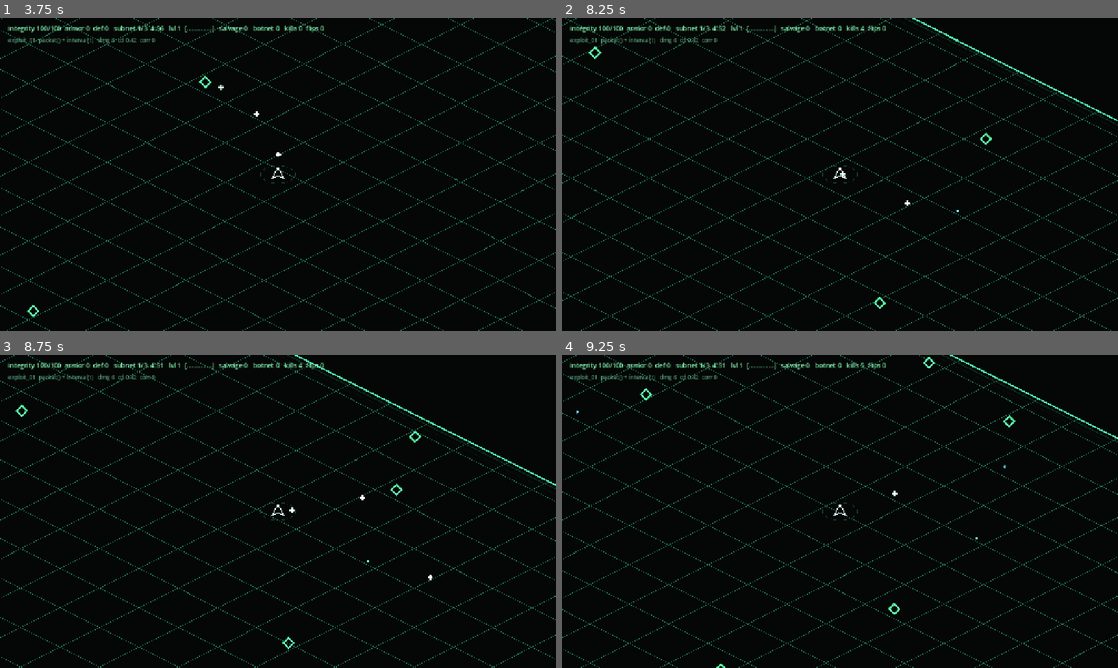
Above: before the commit, frames 1-4 (two rows, left to right).
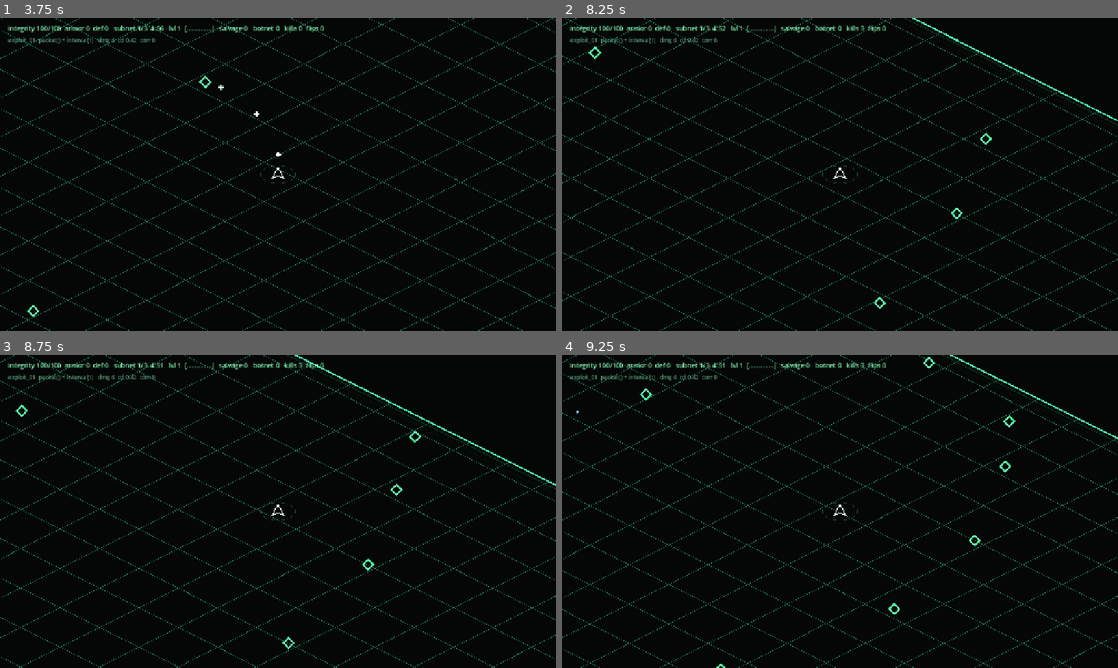
Above: after the commit, the same moments.

Repository: seanperkins/rootkit-game
Game: Godot game, scene res://scenes/main.tscn
The game is run twice, just before and just after one commit, with the same random seed, the same clock (stepped at 60 frames per second) and the same inputs.
Inputs:
- Up to frame 1 (3.75 s): click "./intrude --subnet 01 [ENTER]" at 0.5 s; tap Enter at 1.25, 1.35, 3.6 s; hold W 1.28-2.78 s; tap Keypad Enter at 2.1 s; hold A from 2.78 s (still down); tap R at 2.85 s
- Up to frame 2 (8.25 s): release A at 4.28 s; hold S 4.28-5.03 s; tap one key every 0.75 s from 4.35 s: Keypad Enter R Enter Keypad Enter R Enter; hold D 5.03-5.78 s; hold W 5.78-6.53 s; hold D from 6.53 s (still down)
- Up to frame 3 (8.75 s): keep holding D
- Up to frame 4 (9.25 s): release D at 8.78 s; hold S from 8.78 s (still down); tap Keypad Enter at 8.85 s

Frame 1 is identical in both runs. In frame 2, less than 0.1% of the frame differs, in the area x 50-72%, y 2-65%; in frame 3, less than 0.1%; in frame 4, less than 0.1%, in the area x 53-81%, y 2-62%.

Commit message:
feat: terrain stops projectiles; hazard, slow and corruption zones apply

Diff:
--- a/scripts/run/run.gd
+++ b/scripts/run/run.gd
@@ -73,6 +73,16 @@
 var botnet: Population
 var grid: Grid
 var terrain: Terrain
+
+## Per-enemy slow, owned here rather than by the module pass that will also use
+## it: terrain's SLOW zones need it first, and one mechanic with one home is
+## worth more than two implementations that drift apart.
+var _slow_left: PackedFloat32Array
+var _slow_factor: PackedFloat32Array
+
+## Set by the zone pass each tick and read by _eff_clock_speed, so a slow zone
+## affects the player without a second timer: standing in it IS the duration.
+var _zone_slow_player := false
 var queue: HitQueue
 var loadout: Loadout
 var director: SpawnDirector
@@ -200,6 +210,8 @@
 	_proj_pierce = PackedInt32Array(); _proj_pierce.resize(MAX_PROJECTILES)
 	_proj_last = PackedInt32Array(); _proj_last.resize(MAX_PROJECTILES)
 	_proj_dist_left = PackedFloat32Array(); _proj_dist_left.resize(MAX_PROJECTILES)
+	_slow_left = PackedFloat32Array(); _slow_left.resize(MAX_ENEMIES)
+	_slow_factor = PackedFloat32Array(); _slow_factor.resize(MAX_ENEMIES)
 	_worm_id = PackedInt32Array(); _worm_id.resize(MAX_ENEMIES)
 	_worm_seg = PackedInt32Array(); _worm_seg.resize(MAX_ENEMIES)
 	_order = PackedInt32Array(); _order.resize(MAX_ENEMIES)
@@ -250,7 +262,12 @@
 	return _sheet[&"defense"] + _ward_max(&"ward_defense")
 
 func _eff_clock_speed() -> float:
-	return _sheet[&"clock_speed"] + _ward_max(&"ward_clock_speed")
+	var v: float = _sheet[&"clock_speed"] + _ward_max(&"ward_clock_speed")
+	# Applied last, so a slow zone cuts the total rather than the base and
+	# cannot be out-scaled by buying clock_speed in the shop.
+	if _zone_slow_player:
+		v *= Terrain.SLOW_FACTOR
+	return v
 
 func _mitigated(amount: float) -> float:
 	return PlayerStats.mitigate(amount, _eff_armor(), _eff_defense())
@@ -267,6 +284,7 @@
 
 	_step1_spawn(dt)
 	_step2_integrate(dt)
+	_step2b_zones(dt)
 	_step3_rebuild()
 	_step4_steer()
 	_step5_fire(dt)
@@ -302,6 +320,7 @@
 			director.dropped += 1
 		else:
 			_worm_id[idx] = 0
+			_clear_slow(idx)
 			director.spawned += 1
 	if director.should_spawn_boss():
 		director.boss_spawned = true
@@ -347,6 +366,7 @@
 			return k > 0
 		_worm_id[idx] = id
 		_worm_seg[idx] = k
+		_clear_slow(idx)
 	return true
 
 func _worm_sample(id: int, steps_back: int) -> Vector2:
@@ -406,7 +426,10 @@
 			continue
 		var t = enemy_types[enemies.type_index[i]]
 		var to := (player_pos - enemies.pos[i]).normalized()
-		enemies.vel[i] = to * t.speed + enemies.force[i]
+		var sp: float = t.speed
+		if _slow_left[i] > 0.0:
+			sp *= _slow_factor[i]
+		enemies.vel[i] = to * sp + enemies.force[i]
 		# Worms phase through terrain, HEADS INCLUDED. Segments are sampled from
 		# the head's trail rather than integrated, so colliding the head alone
 		# would stretch the body through the wall the head is stuck against.
@@ -441,6 +464,10 @@
 		# dead in step 2, which is why _step6_detect needs its state guard.
 		_proj_dist_left[i] -= projectiles.vel[i].length() * dt
 		if _proj_dist_left[i] <= 0.0:
+			projectiles.state[i] = Population.DEAD
+		# Terrain stops shots. This is what makes a wall cover rather than
+		# decoration, and it is the same O(1) lookup the player's movement uses.
+		elif terrain.is_solid(projectiles.pos[i]):
 			projectiles.state[i] = Population.DEAD
 	for i in botnet.count:
 		_botnet_life[i] -= dt
@@ -693,14 +720,60 @@
 	player_health -= _mitigated(amount)
 	player_iframe = IFRAMES
 	if player_health <= 0.0 and alive and not won:
-		player_health = 0.0
-		alive = false
-		# Salvage is lost, but kills and flips still count toward unlocks —
-		# otherwise a losing run gives nothing and the meta has no reason to
-		# exist after a death, which is exactly what it is for.
-		_bank_progress(false)
-		emit_signal("run_ended", false, 0)
+		_die()
 	emit_signal("stats_changed")
+
+## Extracted so the zone pass can reach it: a hazard kills exactly the way a
+## swarm does, and two copies of the banking rules would drift.
+func _die() -> void:
+	player_health = 0.0
+	alive = false
+	# Salvage is lost, but kills and flips still count toward unlocks —
+	# otherwise a losing run gives nothing and the meta has no reason to exist
+	# after a death, which is exactly what it is for.
+	_bank_progress(false)
+	emit_signal("run_ended", false, 0)
+
+## The STRONGER slow wins, never the most recent. Letting the latest write win
+## means walking out of a heavy slow into a light one cancels the heavy one, so
+## the weakest source in the game would become a cleanse.
+## Population.spawn recycles slots, so a fresh enemy can land on an index whose
+## previous occupant was slowed. A stale slow is a live bug, not a cosmetic one:
+## it makes a newly spawned enemy crawl for no reason the player can see.
+func _clear_slow(i: int) -> void:
+	_slow_left[i] = 0.0
+	_slow_factor[i] = 1.0
+
+func apply_slow(i: int, factor: float, seconds: float) -> void:
+	if _slow_left[i] <= 0.0 or factor < _slow_factor[i]:
+		_slow_factor[i] = factor
+	_slow_left[i] = maxf(_slow_left[i], seconds)
+
+## Zone effects, one array index per entity per tick.
+func _step2b_zones(dt: float) -> void:
+	_zone_slow_player = false
+	var pz := terrain.zone_at(player_pos)
+	if pz == Terrain.Kind.HAZARD:
+		# Deliberately NOT through the contact-damage path: iframes exist to stop
+		# a swarm chewing through you on touch, and a hazard you are standing in
+		# is not a contact event. Armour and defence still apply.
+		player_health -= _mitigated(Terrain.HAZARD_DPS * dt)
+		if player_health <= 0.0 and alive and not won:
+			_die()
+	elif pz == Terrain.Kind.SLOW:
+		_zone_slow_player = true
+	for i in enemies.count:
+		if _slow_left[i] > 0.0:
+			_slow_left[i] -= dt
+		match terrain.zone_at(enemies.pos[i]):
+			Terrain.Kind.HAZARD:
+				queue.append(HitQueue.Kind.DAMAGE, -1, i, enemies.generation[i],
+					Terrain.HAZARD_DPS * dt)
+			Terrain.Kind.SLOW:
+				apply_slow(i, Terrain.SLOW_FACTOR, 0.5)
+			Terrain.Kind.CORRUPTION:
+				queue.append(HitQueue.Kind.CORRUPTION, -1, i,
+					enemies.generation[i], Terrain.CORRUPTION_PER_SEC * dt)
 
 func _steps78_drain() -> void:
 	for pass_i in CASCADE_PASSES:
--- /dev/null
+++ b/tests/test_terrain_run.gd
@@ -0,0 +1,114 @@
+extends SceneTree
+
+## Terrain as the RUN sees it: projectiles stopping on walls, zones applying to
+## the player and the swarm, and a subnet advance producing a fresh arena.
+
+var failures := 0
+var finished := {}
+
+const CASES := ["projectiles_die_on_walls", "hazard_zones_hurt", "slow_zones_slow"]
+
+func _initialize() -> void:
+	print("ROOTKIT — terrain in the run\n")
+	await projectiles_die_on_walls()
+	await hazard_zones_hurt()
+	await slow_zones_slow()
+	print("")
+	for c in CASES:
+		if not finished.has(c):
+			print("  FAIL  case '%s' never finished — it aborted part way" % c)
+			failures += 1
+	if failures == 0: print("  PASS — all cases")
+	else: print("  FAIL — %d assertion(s)" % failures)
+	quit(1 if failures > 0 else 0)
+
+func _check(label: String, got, want) -> void:
+	if got == want:
+		print("  ok    %s" % label)
+	else:
+		print("  FAIL  %s — got %s, want %s" % [label, got, want])
+		failures += 1
+
+func _fresh_run() -> Node2D:
+	SaveGame.use_fresh_state()
+	var r: Node2D = load("res://scenes/run.tscn").instantiate()
+	root.add_child(r)
+	await process_frame
+	return r
+
+## Paint a zone over a block of cells around a point.
+func _paint(t: Terrain, at: Vector2, kind: int) -> void:
+	for y in range(-3, 4):
+		for x in range(-3, 4):
+			var c := t.cell_xy(at + Vector2(x, y) * Terrain.CELL)
+			if t.in_bounds(c):
+				t.zone[c.y * t.w + c.x] = kind + 1
+
+func projectiles_die_on_walls() -> void:
+	var r := await _fresh_run()
+	var t: Terrain = r.terrain
+	# A wall directly right of the origin, at world x in [192, 256).
+	for y in range(-1, 2):
+		for x in range(0, 2):
+			var c := t.cell_xy(Vector2(200 + x * Terrain.CELL, y * Terrain.CELL))
+			t.solid[c.y * t.w + c.x] = 1
+
+	var i: int = r.projectiles.spawn(Vector2(0, 0), Vector2(600, 0), 1.0, 4.0, 0)
+	r._proj_dist_left[i] = 2000.0
+	_check("the projectile starts alive", r.projectiles.state[i], Population.ALIVE)
+	for k in 20:
+		r._step2_integrate(1.0 / 60.0)
+	_check("it is dead once it reaches the wall",
+		r.projectiles.state[i], Population.DEAD)
+
+	var j: int = r.projectiles.spawn(Vector2(0, -600), Vector2(600, 0), 1.0, 4.0, 0)
+	r._proj_dist_left[j] = 2000.0
+	for k in 20:
+		r._step2_integrate(1.0 / 60.0)
+	_check("one in the open is untouched", r.projectiles.state[j], Population.ALIVE)
+	r.free()
+	finished["projectiles_die_on_walls"] = true
+
+func hazard_zones_hurt() -> void:
+	var r := await _fresh_run()
+	_paint(r.terrain, r.player_pos, Terrain.Kind.HAZARD)
+	var before: float = r.player_health
+	for k in 60:
+		r._step2b_zones(1.0 / 60.0)
+	var lost: float = before - r.player_health
+	# Bounded, not exact: the hazard goes through _mitigated, so armour and
+	# defence from the player sheet reduce it by an amount the shop can change.
+	_check("standing in a hazard costs integrity", lost > 0.0, true)
+	_check("and never more than its rated output",
+		lost <= Terrain.HAZARD_DPS + 0.01, true)
+
+	var mid: float = r.player_health
+	r.player_pos = Vector2(1200, 800)
+	for k in 60:
+		r._step2b_zones(1.0 / 60.0)
+	_check("leaving the hazard stops the damage", r.player_health, mid)
+	r.free()
+	finished["hazard_zones_hurt"] = true
+
+func slow_zones_slow() -> void:
+	var r := await _fresh_run()
+	var i: int = r.enemies.spawn(Vector2(300, 0), Vector2.ZERO, 100.0, 12.0, 0)
+	_paint(r.terrain, Vector2(300, 0), Terrain.Kind.SLOW)
+	r._step2b_zones(1.0 / 60.0)
+	_check("an enemy in a slow zone is slowed", r._slow_left[i] > 0.0, true)
+	# _slow_factor is a PackedFloat32Array, so 0.6 comes back as 0.60000002.
+	_check("and by the zone's factor",
+		is_equal_approx(r._slow_factor[i], Terrain.SLOW_FACTOR), true)
+
+	r.enemies.pos[i] = Vector2(-1200, -800)
+	for k in 120:
+		r._step2b_zones(1.0 / 60.0)
+	_check("the slow expires outside the zone", r._slow_left[i] <= 0.0, true)
+
+	# Refreshing takes the STRONGER slow, never the most recent — the same rule
+	# ward magnitudes fold by, and for the same reason.
+	r.apply_slow(i, 0.5, 1.0)
+	r.apply_slow(i, 0.9, 1.0)
+	_check("a weaker slow does not overwrite a stronger one", r._slow_factor[i], 0.5)
+	r.free()
+	finished["slow_zones_slow"] = true
